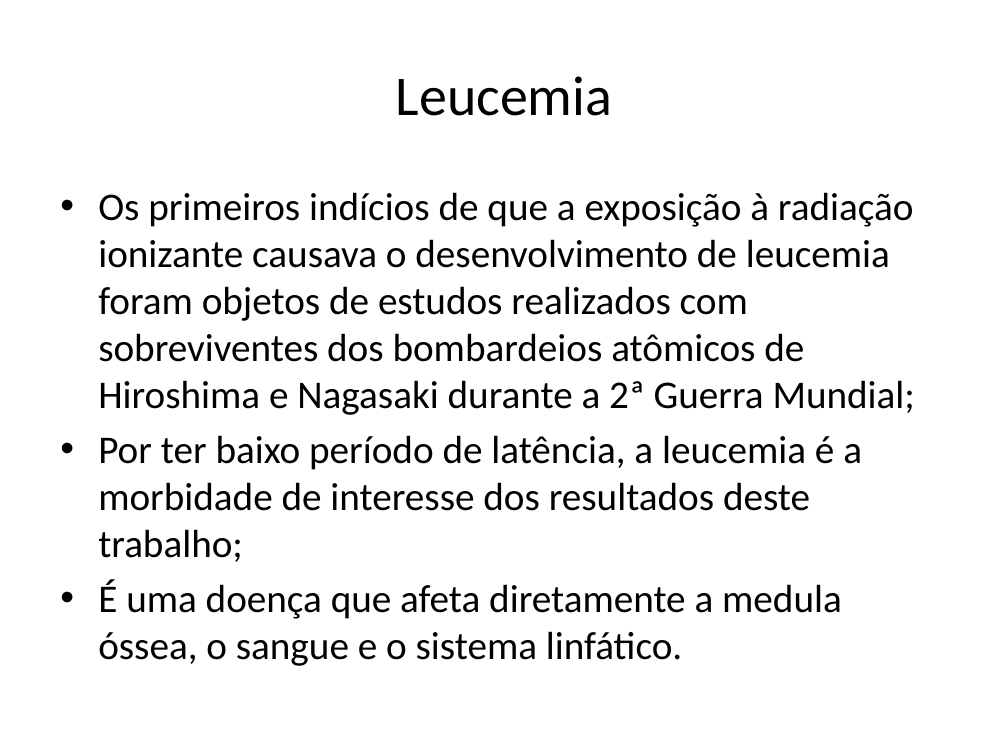
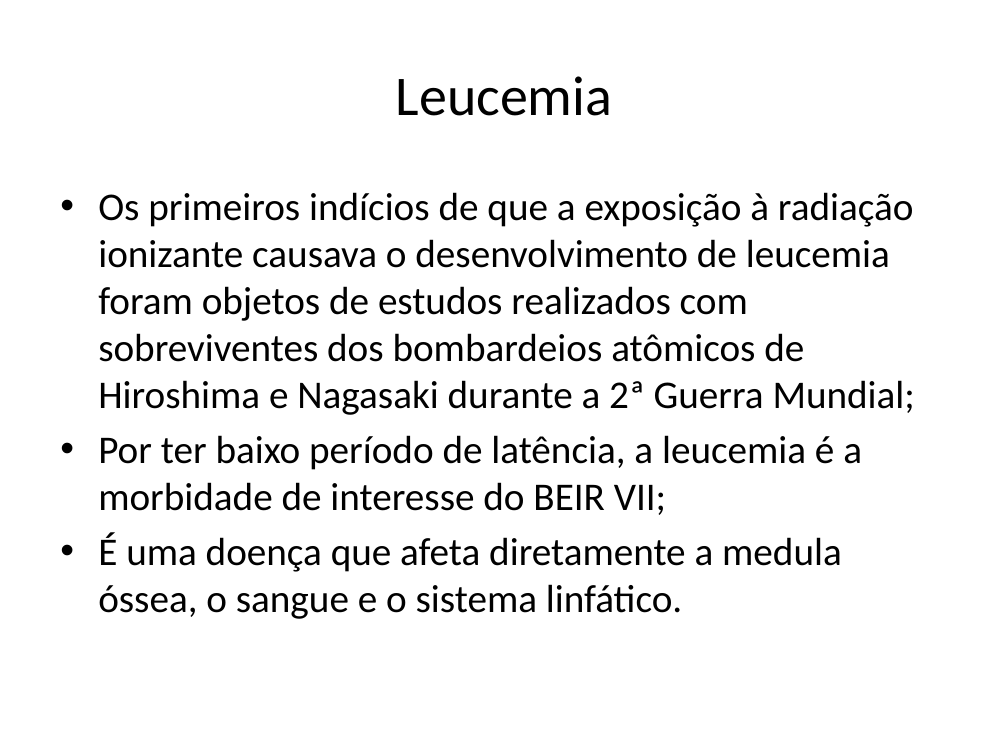
Before and after one commit to dioferreira/tcc, a slide deck: slide 24 of TCC_apresentação.pptx (slide 27 before the commit). Drawn at 1008x756 pixels with LibreOffice and Linux fonts; fonts in the diff are those of the drawing. Boxes give left, top, right and bottom in pixels: in the first picture for what was removed or moved away, otherwise in the second. Text is boxed around its words. In the diff, an @@ line names an element or a change of style, - is before the commit and + after.

```diff
--- a/TCC_apresentação.pptx
+++ b/TCC_apresentação.pptx
@@ text at (98, 435, 862, 515): text changed @@
-• Por ter baixo período de latência, a leucemia é a morbidade de interesse dos resultados deste trabalho;
+• Por ter baixo período de latência, a leucemia é a morbidade de interesse do BEIR VII;
```
Also in this commit, not shown: 10 other slides changed, 3 slides removed.
